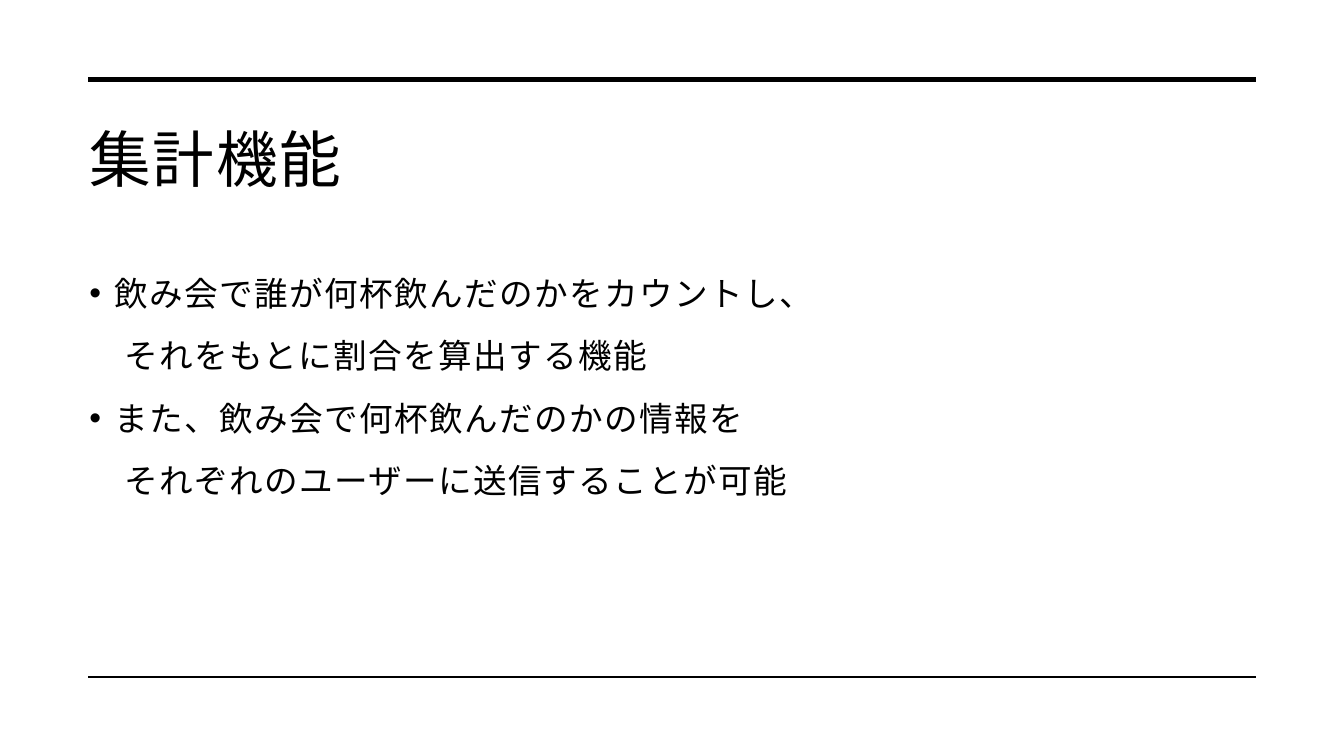
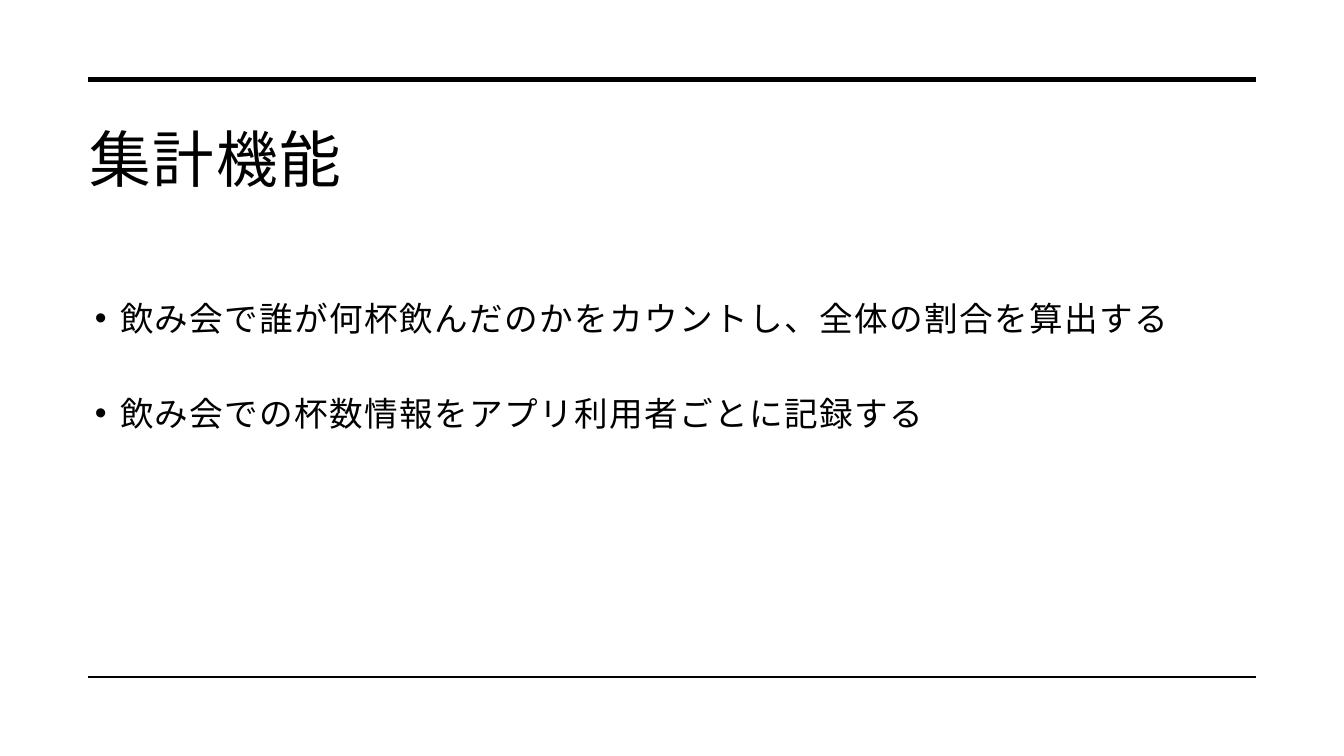
Before and after one commit to dojo2023/B-5, a slide deck: slide 7 of doc/Webアプリ成果発表.pptx. Drawn at 1344x756 pixels with LibreOffice and Linux fonts; fonts in the diff are those of the drawing. Boxes give left, top, right and bottom in pixels: in the first picture for what was removed or moved away, otherwise in the second. Text is boxed around its words. In the diff, an @@ line names an element or a change of style, - is before the commit and + after.

```diff
--- a/doc/Webアプリ成果発表.pptx
+++ b/doc/Webアプリ成果発表.pptx
@@ text at (120,302,1168,429): text changed @@
-• 飲み会で誰が何杯飲んだのかをカウントし、
-それをもとに割合を算出する機能
-• また、飲み会で何杯飲んだのかの情報を
-それぞれのユーザーに送信することが可能
+• 飲み会で誰が何杯飲んだのかをカウントし、全体の割合を算出する
+• 飲み会での杯数情報をアプリ利用者ごとに記録する
```
Also in this commit, not shown: 1 slide added.
